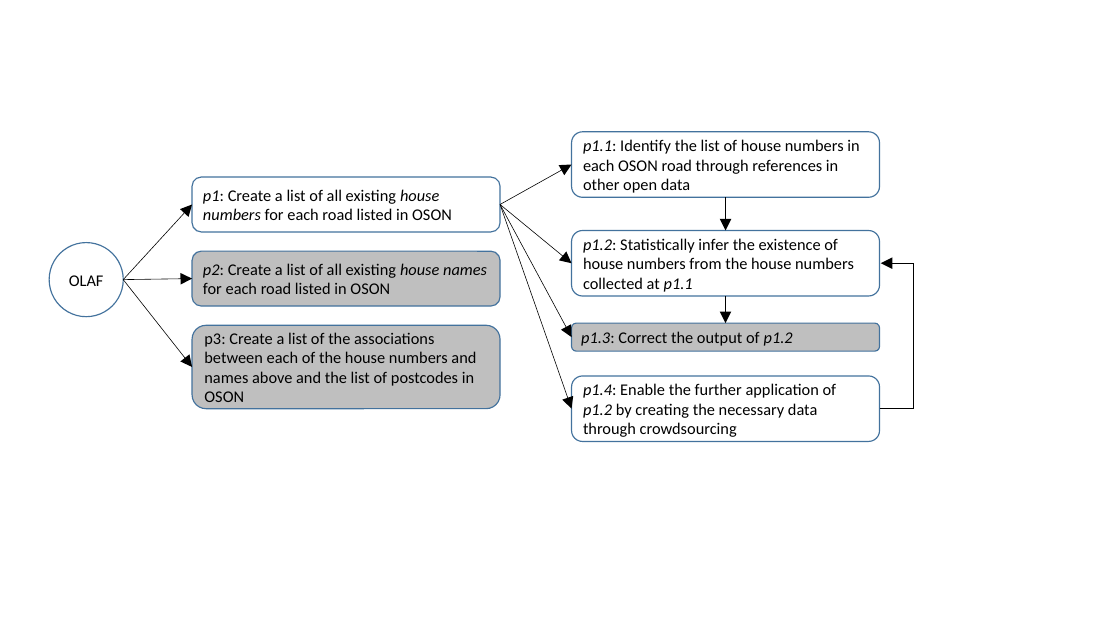
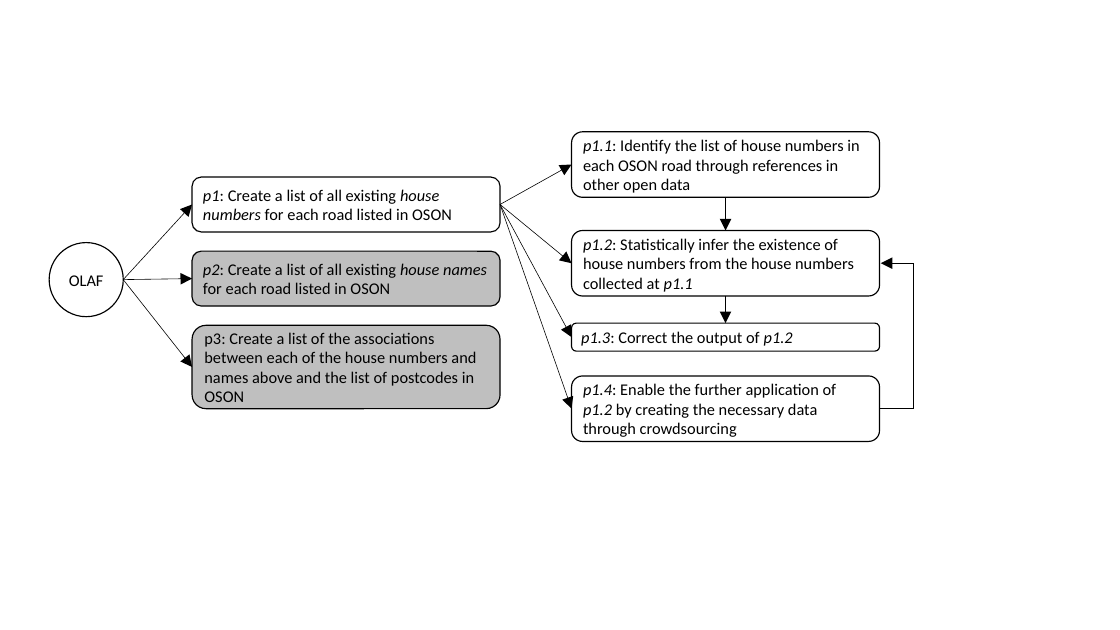
Before and after one commit to Digital-Contraptions-Imaginarium/OLAF-ICWE2016-paper, a slide deck: slide 5 of images_src/misc_powerpoint.pptx (slide 4 before the commit). Drawn at 1120x630 pixels with LibreOffice and Linux fonts; fonts in the diff are those of the drawing. Boxes give left, top, right and bottom in pixels: in the first picture for what was removed or moved away, otherwise in the second. Text is boxed around its words. In the diff, an @@ line names an element or a change of style, - is before the commit and + after.

```diff
--- a/images_src/misc_powerpoint.pptx
+++ b/images_src/misc_powerpoint.pptx
@@ rounded rectangle "p1.3: Correct the output of ..." at (571,323,880,351): fill #BFBFBF to #FFFFFF; outline #43739E 1 pt to #000000 1 pt @@
@@ outline #43739E 1 pt to #000000 1 pt in 7 elements at (49,243,123,317), (192,177,501,232), (192,251,501,306), (192,325,501,408), (571,132,880,197), (571,230,880,296), (571,376,880,442) @@
```
Also in this commit, not shown: 1 slide added, 2 other files.
